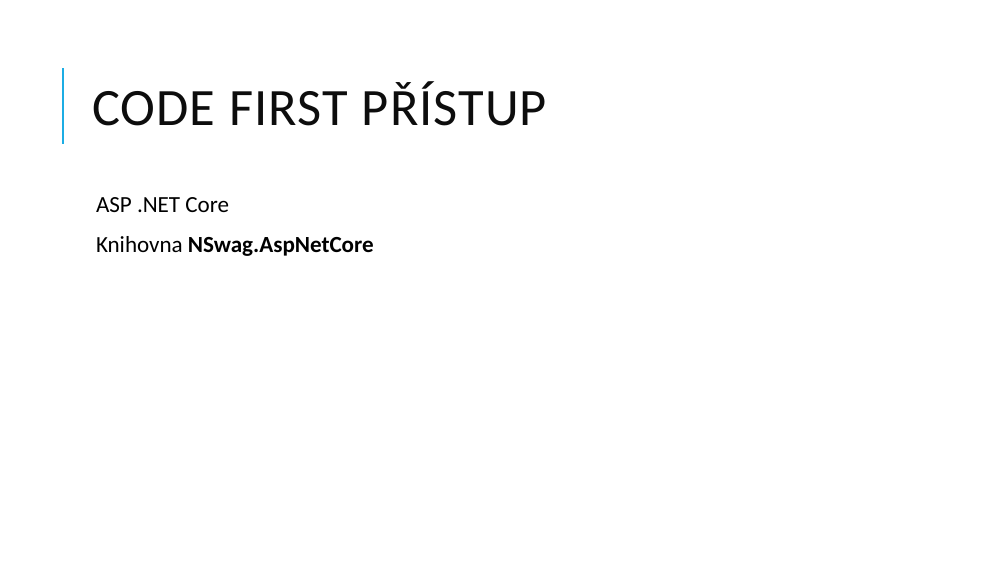
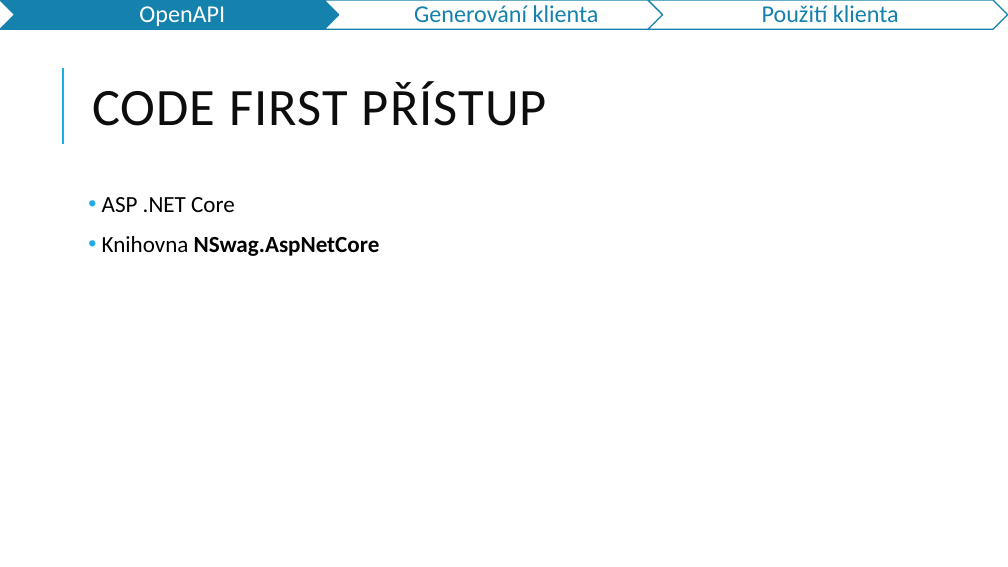
Before and after one commit to jasho/pv239-maui, a slide deck: slide 9 of 06_API/PV239-Xamarin-06_API.pptx (slide 8 before the commit). Drawn at 1008x567 pixels with LibreOffice and Linux fonts; fonts in the diff are those of the drawing. Boxes give left, top, right and bottom in pixels: in the first picture for what was removed or moved away, otherwise in the second. Text is boxed around its words. In the diff, an @@ line names an element or a change of style, - is before the commit and + after.

```diff
--- a/06_API/PV239-Xamarin-06_API.pptx
+++ b/06_API/PV239-Xamarin-06_API.pptx
@@ group added at [0, 0, 1008, 29]: 3 chevrons, 3 texts @@
+OpenAPI
+Generování klienta
+Použití klienta
@@ text "ASP .NET Core" at [102, 197, 380, 256]: bullet   to • @@
```
Also in this commit, not shown: 15 other slides changed, 7 slides added, 11 other files.
